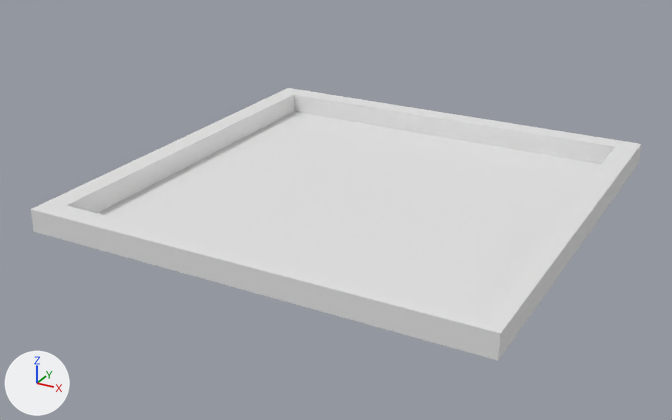
What one commit did to the glTF model client/data/level/level.gltf.
Camera for both pictures: a 50 mm lens placed at (17.6, -34.4, 16.2), pointed at (-0.6, -1.3, -0.4). Lighting does not change. The marker at lower left points along +X, +Y and +Z. Where no turn or scale is listed for an object, it has been applied to the vertices.
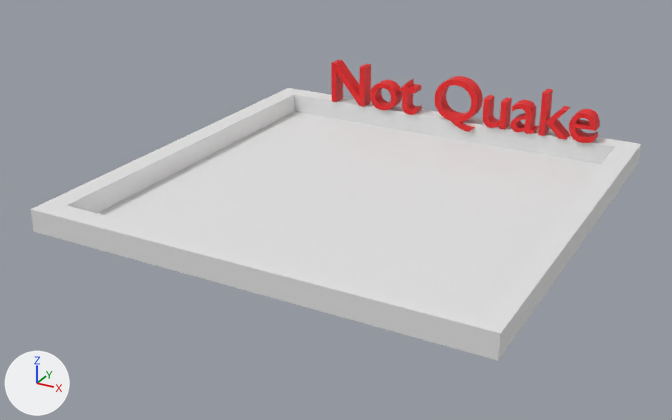
What differs and where, as boxes [x1, y1, x2, y2] in the pictures (672 x 420 px):
'Text.001', added (red)
    after: [331, 60, 600, 143]

The change, as a diff of the scene's bpy script:
```diff
--- a/client/data/level/level.gltf.py
+++ b/client/data/level/level.gltf.py
@@ mat_material_002 @@
+mat_material_002 = principled_material('Material.002')
+mat_material_002.base_color = (0.8, 0.0111, 0.0135)  # red #e71b1f
@@ me_text @@
+me_text.from_pydata(...)  # 1254 vertices, 2488 faces; spans x 0.24..14.73, y 0.0..0.78, z -0.44..2.2
+me_text.materials.append(mat_material_002)  # red #e71b1f
@@ ob_text_001 @@
+ob_text_001 = bpy.data.objects.new('Text.001', me_text)
+ob_text_001.location = (-6.73, 8.85, 1.01)
```
